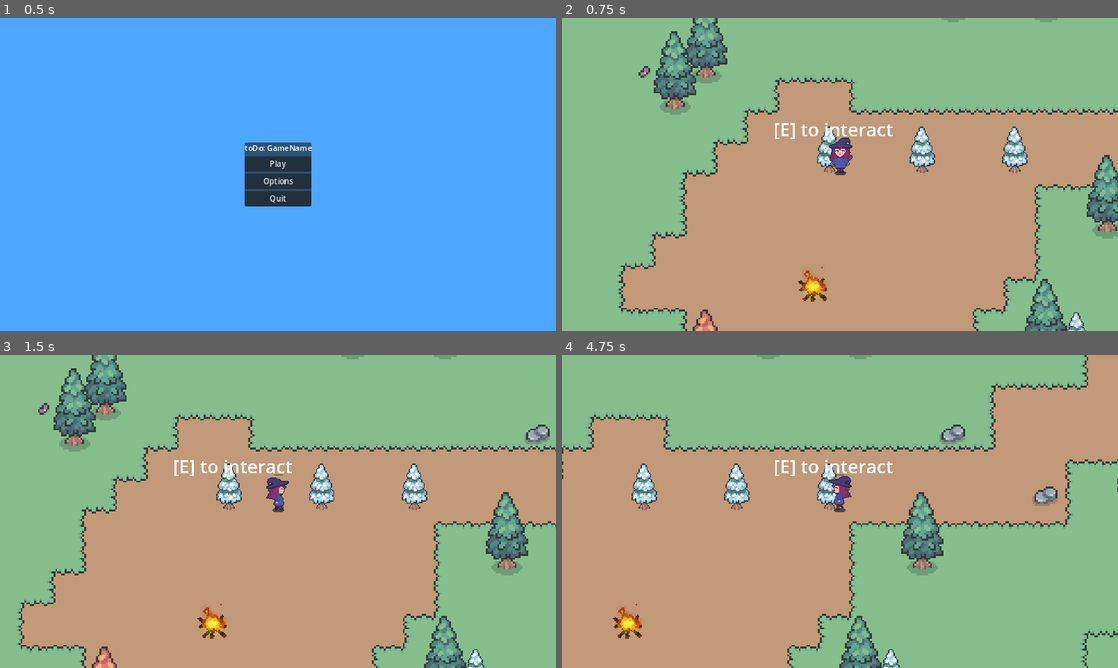
Above: before the commit, frames 1-4 (two rows, left to right).
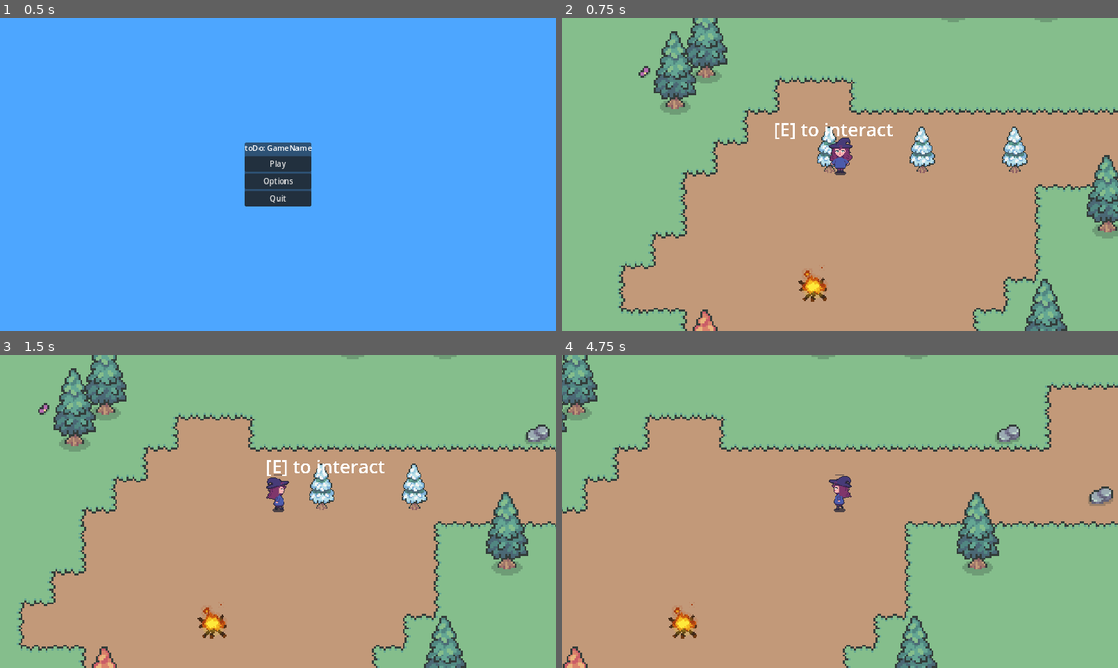
Above: after the commit, the same moments.

Repository: Sopheruss/ForestOfWonders_KikisAdventure
Game: Godot game, scene res://MenuStuff/MenuScenes/menu.tscn
Two runs of this game, one before a commit and one after it. Both use one fixed random seed, a clock stepped at 60 frames per second and the inputs below.
Inputs:
- Up to frame 1 (0.5 s): no input
- Up to frame 2 (0.75 s): click "Play" at 0.5 s
- Up to frame 3 (1.5 s): tap Enter at 1.25 s; hold D (right) from 1.28 s (still down); hold E (interact) from 1.28 s (still down)
- Up to frame 4 (4.75 s): release D (right) at 2.03 s; release E (interact) at 2.03 s; hold S (down) 2.03-2.78 s; tap E (interact) at 2.1, 3.6 s; hold D (right) 2.78-3.53 s; hold E (interact) 2.78-3.53 s; hold W (up) 3.53-4.28 s; hold A (left) from 4.28 s (still down); hold E (interact) from 4.28 s (still down)

Frame 1 is identical in both runs. In frame 2, 0.1% of the frame differs, in the area x 90-95%, y 94-100%; in frame 3, 1.1%; in frame 4, 22%, in the area x 0-100%, y 0-100%.

Commit message:
switched up sample tree interaction
change: upon interaction, tree and its collision boxes now get disabled/hidden

Diff:
--- a/map.tscn
+++ b/map.tscn
@@ -686,7 +686,7 @@
 [node name="TreeLayer" type="TileMapLayer" parent="Collision"]
 z_index = 1
 y_sort_enabled = true
-tile_map_data = PackedByteArray("AADW////AQAAAAAAAADW//j/AQA …(6800 unchanged characters)… CAAAAAAAdAAsAAQACAAAAAAAaAAwAAQAEAAAAAAAIAAIAAAAAAAAAAQAAAPz/AAAAAAAAAQADAPz/AAAAAAAAAQAGAPz/AAAAAAAAAQA=")
+tile_map_data = PackedByteArray("AADW////AQAAAAAAAADW//j/AQA …(6800 unchanged characters)… CAAAAAAAdAAsAAQACAAAAAAAaAAwAAQAEAAAAAAAAAPz/AAAAAAAAAQADAPz/AAAAAAAAAQAGAPz/AAAAAAAAAQA=")
 tile_set = SubResource("TileSet_wcotb")
 
 [node name="RockLayer" type="TileMapLayer" parent="Collision"]
--- a/sampleTree.tscn
+++ b/sampleTree.tscn
@@ -25,7 +25,7 @@
 texture = ExtResource("2_j48cr")
 offset = Vector2(0, -13)
 
-[node name="CollisionShape2D" type="CollisionShape2D" parent="sampleTree"]
+[node name="CollisionShape" type="CollisionShape2D" parent="sampleTree"]
 position = Vector2(0, 18.5)
 shape = SubResource("RectangleShape2D_00l6a")
 
--- a/sample_tree.gd
+++ b/sample_tree.gd
@@ -1,9 +1,14 @@
 extends StaticBody2D
 
-@onready var interaction_area = $InteractionArea # reference
+@onready var interaction_area = $InteractionArea  # Reference to the interaction area
+@onready var sprite = $sprite  # Reference to the tree's Sprite2D
+@onready var collision_shape = $CollisionShape  # Reference to the collision shape
 
 func _ready() -> void:
-	interaction_area.interact = Callable(self, "_sample_Tree")
+	interaction_area.interact = Callable(self, "_sample_Tree")  # Register the interact callback
 
 func _sample_Tree():
-	print ("interaction")
+	print("Tree interacted with")
+	sprite.hide()  # Hide the tree's visual sprite
+	collision_shape.disabled = true  # Disable the collision shape
+	interaction_area.queue_free()  # Optionally remove the interaction area
